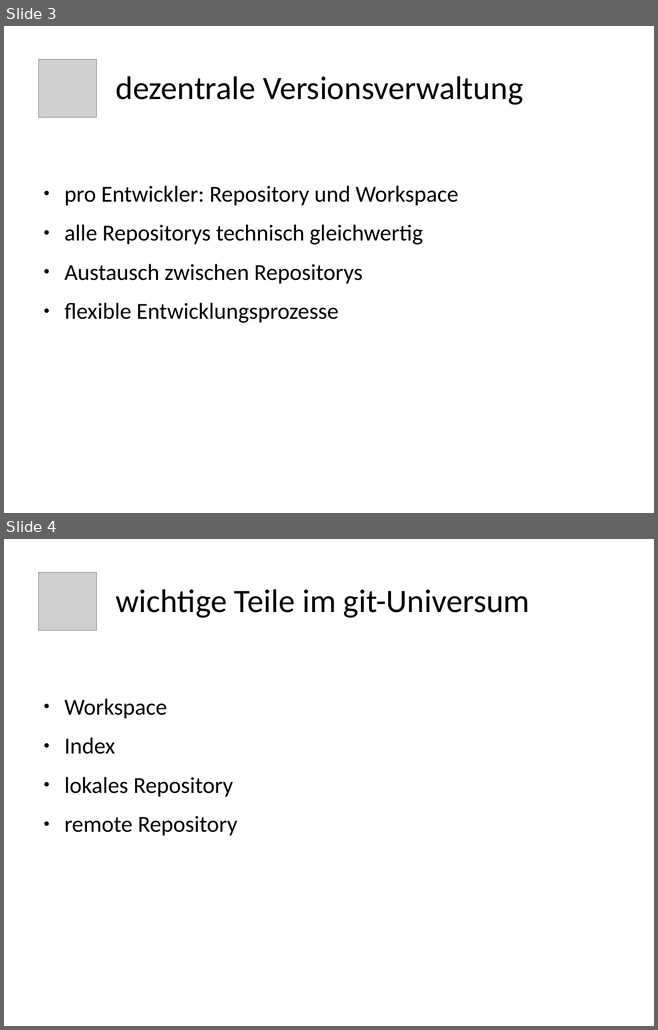
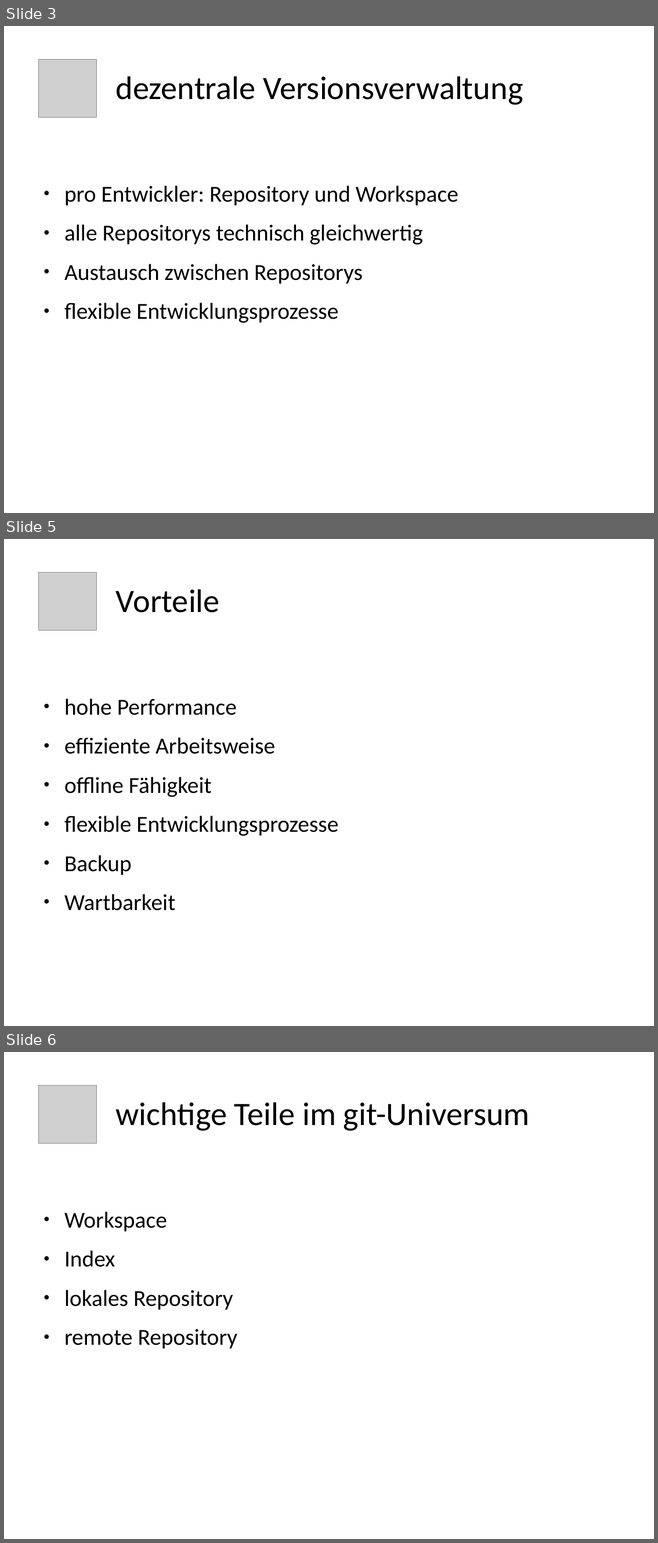
Before and after one commit to ukconet/testrepoB, a slide deck: git.odp. Shown one above the other, each under a label of ours: slides 3 and 4 before the commit, slides 3, 5 and 6 after it; the slides between them are not shown. The pictures are 658x1030 and 658x1543 pixels, drawn with LibreOffice and Linux fonts; fonts in the diff are those of the drawing; grey boxes stand for pictures. Boxes give left, top, right and bottom in pixels: in the first picture for what was removed or moved away, otherwise in the second. Text is boxed around its words. In the diff, an @@ line names an element or a change of style, - is before the commit and + after.

```diff
--- a/git.odp
+++ b/git.odp
@@ slide 5 added at <box>4,539,654,1026</box>, background #FFFFFF @@
@@ picture added at <box>39,572,97,630</box> @@
@@ title added at <box>116,589,220,613</box>, 40 pt, text #000000 @@
+Vorteile
@@ text added at <box>64,699,338,911</box>, 28 pt, text #000000 @@
+● hohe Performance
+● effiziente Arbeitsweise
+● offline Fähigkeit
+● flexible Entwicklungsprozesse
+● Backup
+● Wartbarkeit
@@ what was slide 4 is now slide 6 @@
```
Also in this commit, not shown: 2 slides changed, 1 other slide added.
